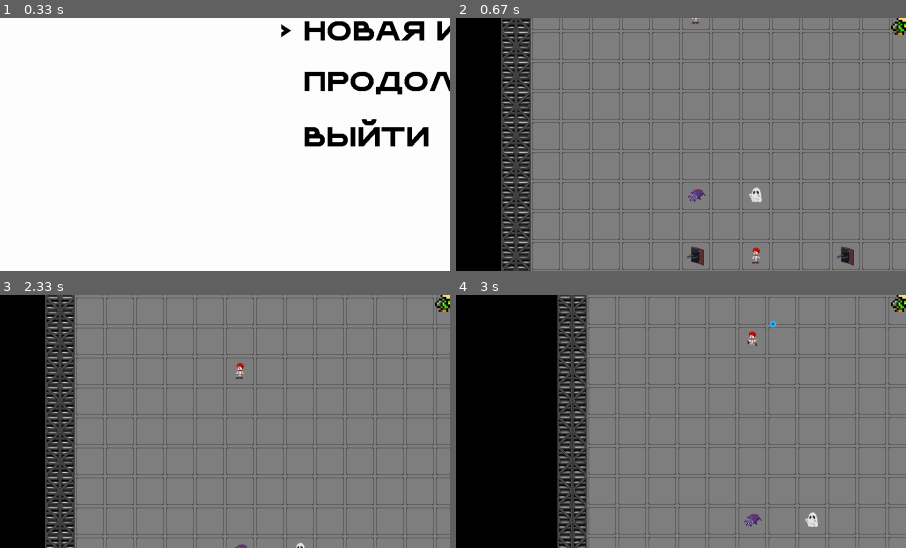
Above: before the commit, frames 1-4 (two rows, left to right).
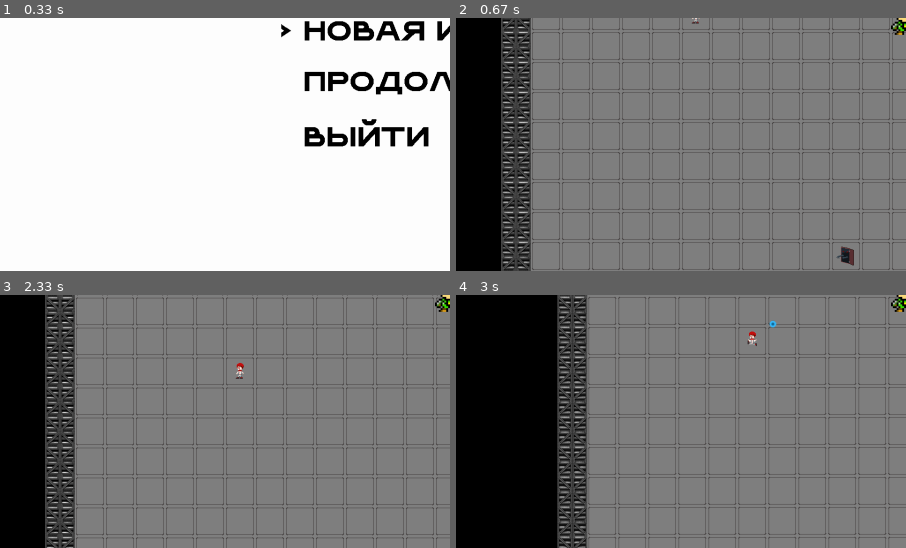
Above: after the commit, the same moments.

Repository: Shame728/Project_pygame
Game: pygame game, started from code/main.py
The game is run twice, just before and just after one commit, with the same random seed, the same clock (stepped at 60 frames per second) and the same inputs.
Inputs (mouse positions are % of the whole screen's width and height, from its top left):
- Up to frame 1 (0.33 s): no input
- Up to frame 2 (0.67 s): tap Enter at 0.33 s
- Up to frame 3 (2.33 s): hold Up 0.67-1.13 s; move the mouse to (46, 55) at 0.7 s; hold Up 1.17-1.63 s; move the mouse to (51, 57) at 1.2 s; tap Space at 1.23, 1.53, 1.73, 2.03, 2.3 s; hold Up 1.67-2.2 s; move the mouse to (65, 15) at 1.7 s; hold Down from 2.23 s (still down); move the mouse to (62, 59) at 2.27 s
- Up to frame 4 (3 s): tap G at 2.38 s; release Down at 2.53 s; hold Left 2.57-2.97 s; move the mouse to (52, 16) at 2.6 s; tap Space at 2.63, 2.93 s
The pictures show only the part of the screen within x 0-50%, y 50-100%; the shares and areas given below are measured in that part.

Frame 1 is identical in both runs. In frame 2, 0.5% of the frame differs, in the area x 51-68%, y 66-99%; in frame 3, less than 0.1%; in frame 4, 0.2%.

Commit message:
first version

Diff:
--- a/code/settings.py
+++ b/code/settings.py
@@ -46,7 +46,7 @@
     'player': {'bullet_speed': 5, 'damage': 8, 'attack_type': 'leaf_attack'}}
 
 LEVEL_1 = [
-    ['x', 'x', 'x', 'x', 'x', 'x', 'x', 'x', 'x', 'x', 'x', 'x', 'x', 'x', 'x', 'x', 'x', 'x', 'x', ' ', ' ', ' ', ' ', ' ', ' ', ' ', ' ', ' ', 'x'],
+    ['x', 'x', 'x', 'x', 'x', 'x', 'x', 'x', 'x', 'x', 'x', 'x', 'x', 'x', 'x', 'x', 'x', 'x', 'x', 'x', 'x', 'x', 'x', 'x', 'x', 'x', 'x', 'x', 'x'],
     ['x', ' ', ' ', ' ', ' ', ' ', ' ', ' ', ' ', ' ', ' ', ' ', ' ', ' ', ' ', ' ', ' ', ' ', ' ', ' ', ' ', ' ', ' ', ' ', ' ', ' ', ' ', ' ', 'x'],
     ['x', ' ', 'd', ' ', ' ', ' ', ' ', ' ', ' ', ' ', ' ', ' ', ' ', ' ', ' ', ' ', ' ', ' ', 'g', ' ', ' ', ' ', ' ', ' ', ' ', ' ', ' ', ' ', 'x'],
     ['x', ' ', ' ', 'x', ' ', ' ', ' ', ' ', ' ', 'x', 'x', 'x', 'x', 'x', ' ', ' ', ' ', ' ', ' ', ' ', ' ', ' ', ' ', ' ', ' ', ' ', ' ', ' ', 'x'],
@@ -71,15 +71,14 @@
     ['x', ' ', ' ', ' ', ' ', ' ', ' ', ' ', ' ', ' ', ' ', ' ', ' ', ' ', ' ', ' ', ' ', ' ', ' ', ' ', ' ', ' ', ' ', ' ', ' ', ' ', ' ', ' ', 'x'],
     ['x', ' ', ' ', ' ', ' ', ' ', ' ', ' ', ' ', ' ', ' ', ' ', ' ', ' ', ' ', ' ', ' ', ' ', ' ', ' ', ' ', ' ', ' ', ' ', ' ', ' ', ' ', ' ', 'x'],
     ['x', ' ', ' ', ' ', ' ', ' ', ' ', ' ', ' ', ' ', ' ', ' ', ' ', ' ', ' ', ' ', ' ', ' ', ' ', ' ', ' ', ' ', ' ', ' ', ' ', ' ', ' ', ' ', 'x'],
-    ['x', ' ', ' ', ' ', ' ', ' ', 'b', ' ', 'g', ' ', ' ', ' ', ' ', ' ', ' ', ' ', ' ', ' ', ' ', ' ', ' ', ' ', ' ', ' ', ' ', ' ', ' ', ' ', 'x'],
     ['x', ' ', ' ', ' ', ' ', ' ', ' ', ' ', ' ', ' ', ' ', ' ', ' ', ' ', ' ', ' ', ' ', ' ', ' ', ' ', ' ', ' ', ' ', ' ', ' ', ' ', ' ', ' ', 'x'],
-    ['x', ' ', ' ', ' ', ' ', ' ', 'd', ' ', 'c', ' ', ' ', 'd', ' ', ' ', ' ', ' ', ' ', ' ', ' ', 'b', ' ', ' ', ' ', ' ', ' ', ' ', ' ', ' ', 'x'],
+    ['x', ' ', ' ', ' ', ' ', ' ', ' ', ' ', ' ', ' ', ' ', ' ', ' ', ' ', ' ', ' ', ' ', ' ', ' ', ' ', ' ', ' ', ' ', ' ', ' ', ' ', ' ', ' ', 'x'],
+    ['x', ' ', ' ', ' ', ' ', ' ', ' ', ' ', ' ', ' ', ' ', 'd', ' ', ' ', ' ', ' ', ' ', ' ', ' ', 'b', ' ', ' ', ' ', ' ', ' ', ' ', ' ', ' ', 'x'],
     ['x', ' ', ' ', ' ', ' ', ' ', ' ', ' ', ' ', ' ', ' ', ' ', ' ', ' ', ' ', ' ', ' ', ' ', ' ', ' ', ' ', ' ', ' ', ' ', ' ', ' ', ' ', ' ', 'x'],
     ['x', ' ', ' ', ' ', ' ', ' ', ' ', ' ', ' ', ' ', ' ', ' ', ' ', ' ', ' ', ' ', ' ', ' ', ' ', ' ', ' ', ' ', ' ', ' ', ' ', ' ', ' ', ' ', 'x'],
     ['x', ' ', ' ', ' ', ' ', ' ', ' ', ' ', ' ', ' ', ' ', ' ', ' ', ' ', ' ', ' ', ' ', ' ', ' ', ' ', ' ', ' ', ' ', ' ', ' ', ' ', ' ', ' ', 'x'],
     ['x', 'x', 'x', 'x', 'x', 'x', 'x', 'x', 'x', 'x', 'x', 'x', 'x', 'x', 'x', 'x', 'x', 'x', 'x', 'x', 'x', 'x', 'x', 'x', 'x', 'x', 'x', 'x', 'x'],
 ]
-
 LEVEL_2 = [
     ['x', 'x', 'x', 'x', 'x', 'x', 'x', 'x', 'x', 'x', 'x', 'x', 'x', 'x', 'x', 'x', 'x', 'x', 'x', 'x', 'x', 'x', 'x', 'x', 'x', 'x', 'x', 'x', 'x', 'x', 'x', 'x', 'x', 'x', 'x', 'x'],
     ['x', ' ', ' ', ' ', ' ', ' ', ' ', 'x', ' ', ' ', ' ', ' ', ' ', ' ', ' ', ' ', ' ', ' ', ' ', ' ', ' ', ' ', ' ', ' ', ' ', ' ', ' ', 'x', ' ', ' ', ' ', ' ', ' ', ' ', ' ', 'x'],
